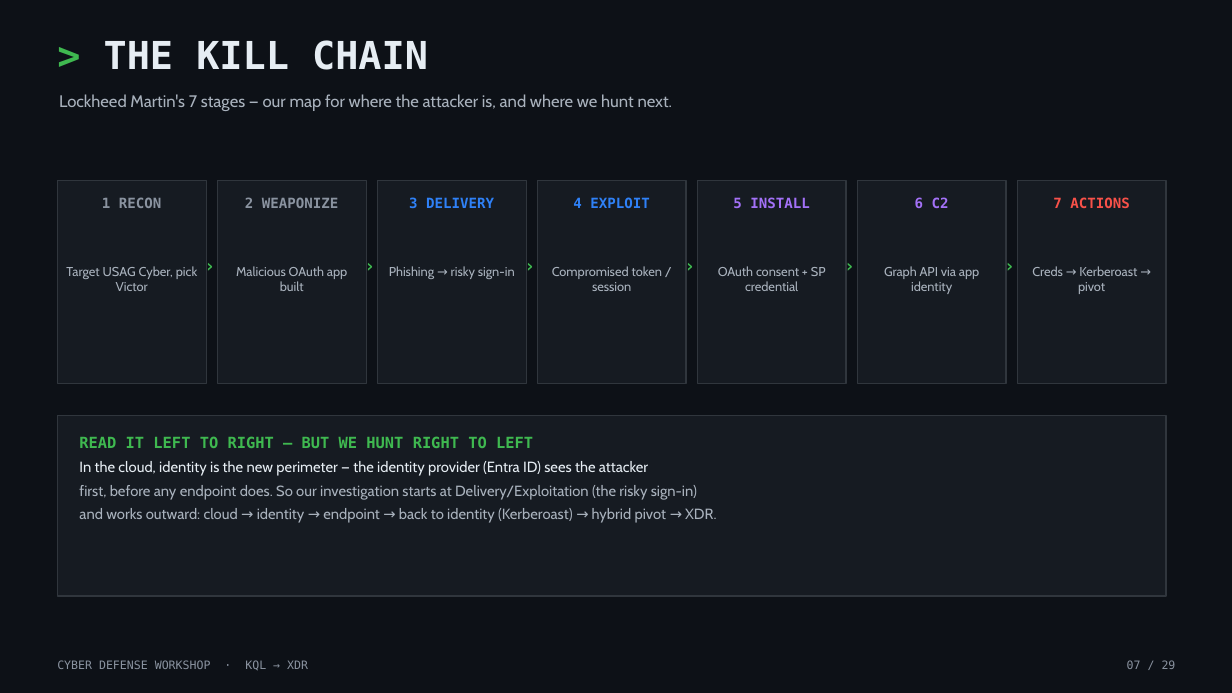
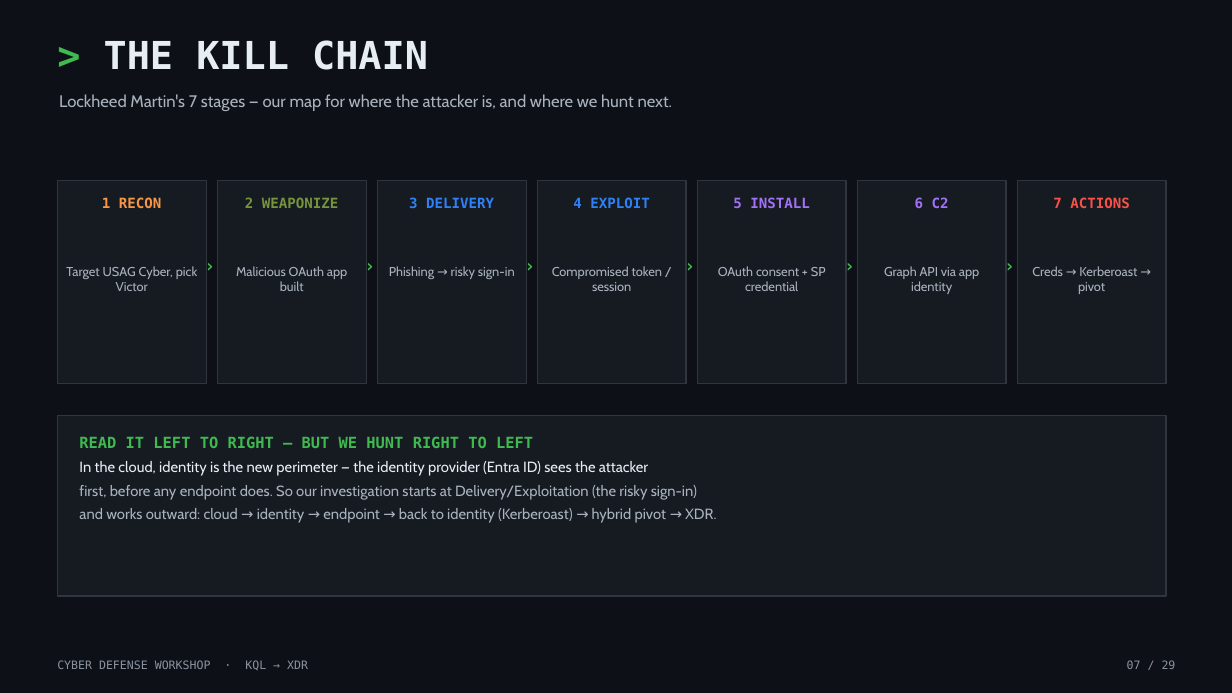
Before and after one commit to dcodev1702/Cyber-Defense-Workshop-ADX, a slide deck: slide 7 of STUDENT-GUIDES/Cyber_Defense_KQL_Workshop_v2.pptx. Drawn at 1232x693 pixels with LibreOffice and Linux fonts; fonts in the diff are those of the drawing. Boxes give left, top, right and bottom in pixels: in the first picture for what was removed or moved away, otherwise in the second. Text is boxed around its words. In the diff, an @@ line names an element or a change of style, - is before the commit and + after.

Commit message:
Keep author's kill-chain stage colour progression
Slide 7 only. The seven stage headers now run gold, green, blue, blue, purple, purple, coral, so the row reads as escalation rather than seven identical labels. This mirrors the colour progression on the rebuilt timeline slide.

Authored by hand in PowerPoint and preserved verbatim; no other slide part differs from the previous commit.

```diff
--- a/STUDENT-GUIDES/Cyber_Defense_KQL_Workshop_v2.pptx
+++ b/STUDENT-GUIDES/Cyber_Defense_KQL_Workshop_v2.pptx
@@ text "1 RECON" at (102, 197, 162, 208): text colour #8A93A0 to #F79646 @@
@@ text "2 WEAPONIZE" at (245, 197, 339, 208): text colour #8A93A0 to #77933C @@
```
